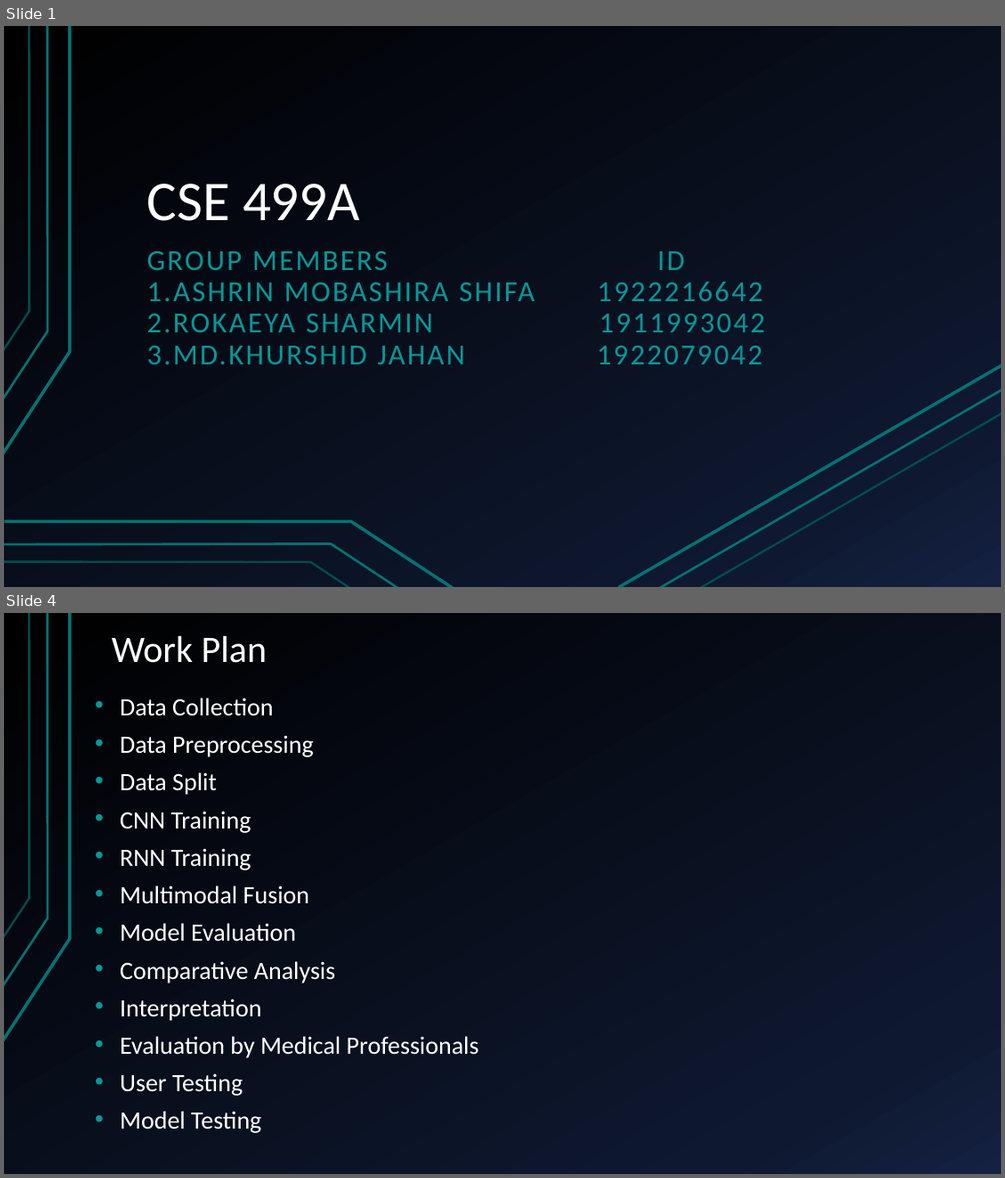
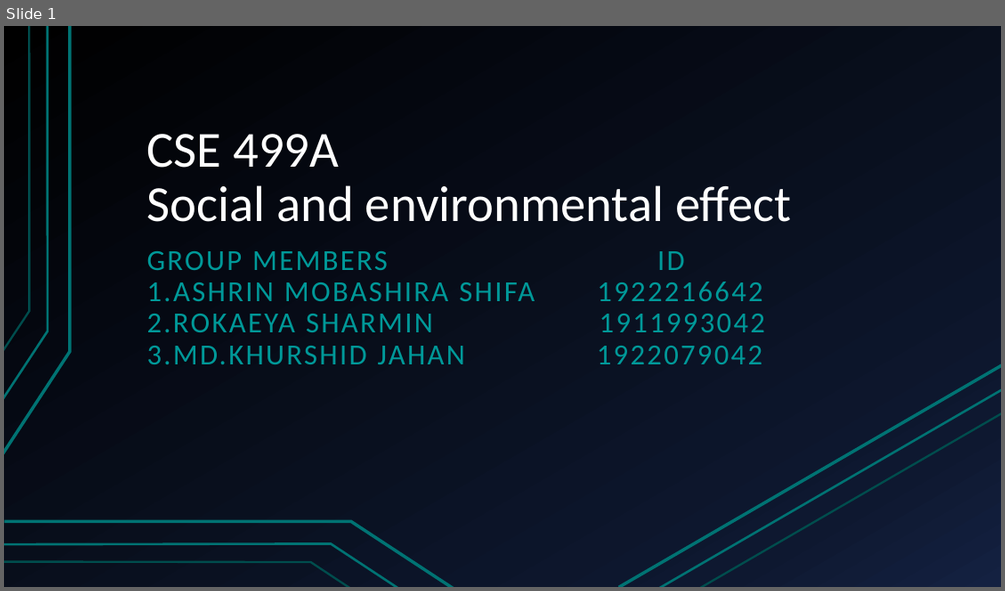
Before and after one commit to mdkhurshidjahan/CSE_499, a slide deck: CSE 499A.pptx. Shown one above the other, each under a label of ours: slides 1 and 4 before the commit, slide 1 after it; the slides between them are not shown. The pictures are 1005x1178 and 1005x591 pixels, drawn with LibreOffice and Linux fonts; fonts in the diff are those of the drawing. Boxes give left, top, right and bottom in pixels: in the first picture for what was removed or moved away, otherwise in the second. Text is boxed around its words. In the diff, an @@ line names an element or a change of style, - is before the commit and + after.

```diff
--- a/CSE 499A.pptx
+++ b/CSE 499A.pptx
@@ slide 4 removed at [4, 613, 1001, 1174], background gradient #000000 to #0F1931 to #142242; not listed: 3 template elements that a slide beside it also shows @@
@@ title removed at [112, 636, 267, 663] @@
-Work Plan
@@ text removed at [120, 698, 479, 1133] @@
-• Data Collection
-• Data Preprocessing
-• Data Split
-• CNN Training
-• RNN Training
-• Multimodal Fusion
-• Model Evaluation
-• Comparative Analysis
-• Interpretation
-• Evaluation by Medical Professionals
-• User Testing
-• Model Testing
@@ slide 1 changed as well @@
@@ title at [147, 134, 792, 222]: text changed; size 54 to 48.6 pt @@
-CSE 499A
+CSE 499A
+Social and environmental effect
```
Also in this commit, not shown: 2 other slides changed, 2 slides added, 1 other file.
